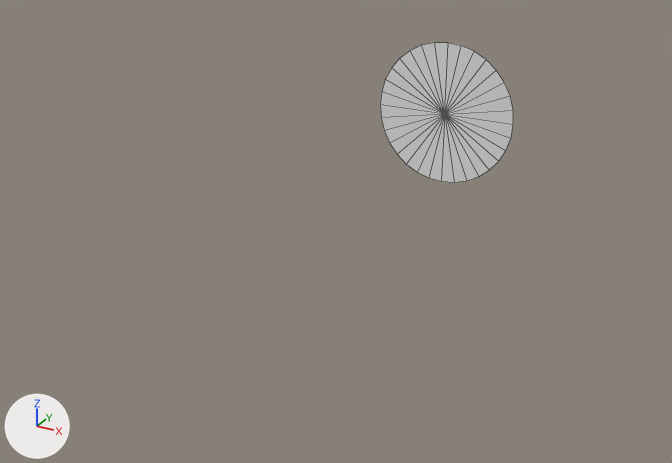
The glTF model 39-importing-and-optimizing-the-scene/resources/portal.glb: old version first, new version second.
The view is the same before and after, from a camera (50 mm lens) standing at (3.41, -6.69, 3.53) and looking at (-0.1, -0.31, 0.34). Every picture has the same lights, and +X, +Y and +Z are marked at lower left. Mesh edges are drawn as thin lines. Where no turn or scale is listed for an object, it has been applied to the vertices.

Script lines for the objects in view, before the commit:
```python
me_circle = bpy.data.meshes.new('Circle')
me_circle.from_pydata(...)  # 33 vertices, 32 faces; spans x -0.721..0.721, y 0.0, z -0.721..0.721
ob_portallight = bpy.data.objects.new('portalLight', me_circle)
ob_portallight.location = (0.0, 1.774, 0.851)
```
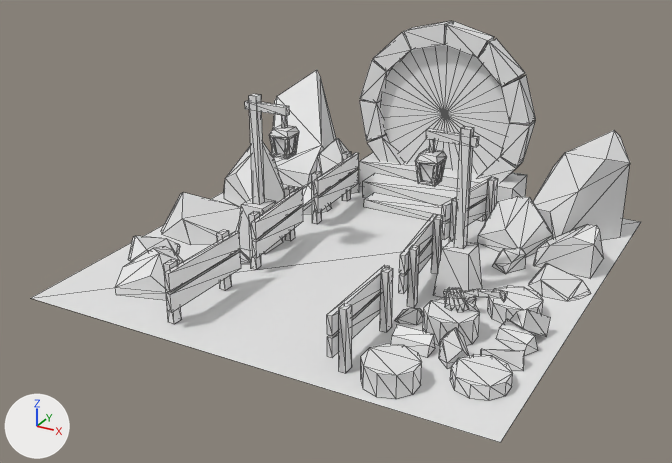
Location of each change, [x1, y1, x2, y2] in pixels of the pictures (672 x 463 px):
'baked', added
    after: [31, 21, 641, 442]
'poleLightA', added
    after: [420, 163, 442, 182]
'poleLightB', added
    after: [274, 137, 295, 155]

Diff of the bpy script that builds the scene:
```diff
--- a/39-importing-and-optimizing-the-scene/resources/portal.glb.py
+++ b/39-importing-and-optimizing-the-scene/resources/portal.glb.py
@@ me_cube_061 @@
+me_cube_061.from_pydata(...)  # 902 vertices, 1293 faces; spans x -3.43..0.57, y -3.51..0.51, z 0.0..1.77
@@ me_cube_055 @@
+me_cube_055.from_pydata(...)  # 20 vertices, 10 faces; spans x -0.069..0.069, y -0.073..0.073, z -0.133..0.024
@@ me_cube_005 @@
+me_cube_005.from_pydata(...)  # 20 vertices, 10 faces; spans x -0.069..0.069, y -0.073..0.073, z -0.133..0.024
@@ ob_baked @@
+ob_baked = bpy.data.objects.new('baked', me_cube_061)
+ob_baked.location = (1.43, 1.507, 0.0)
@@ ob_polelightb @@
+ob_polelightb = bpy.data.objects.new('poleLightB', me_cube_055)
+ob_polelightb.location = (-0.642, -0.234, 1.066)
@@ ob_polelighta @@
+ob_polelighta = bpy.data.objects.new('poleLightA', me_cube_005)
+ob_polelighta.location = (0.715, -0.234, 1.066)
```
